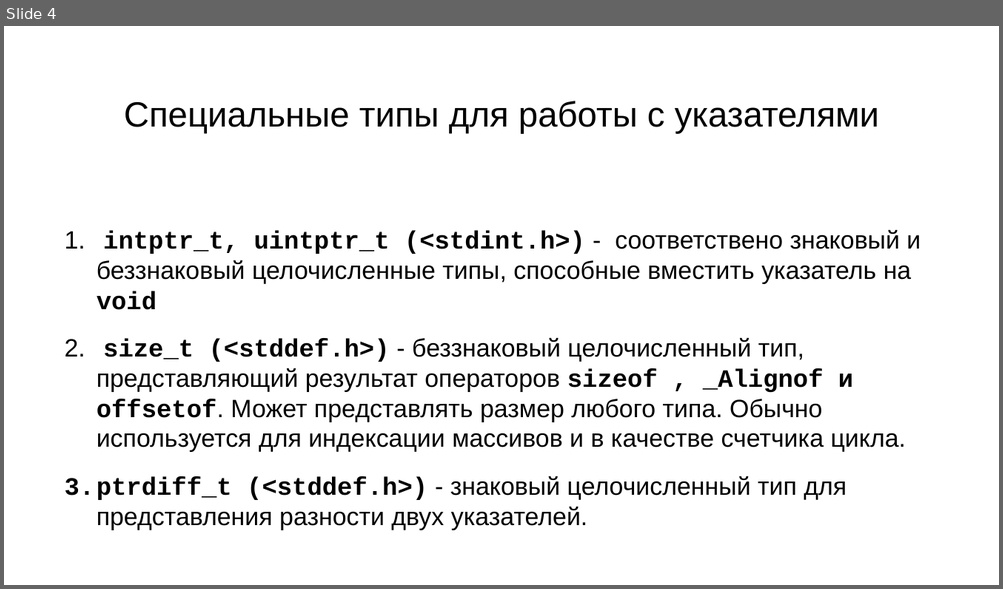
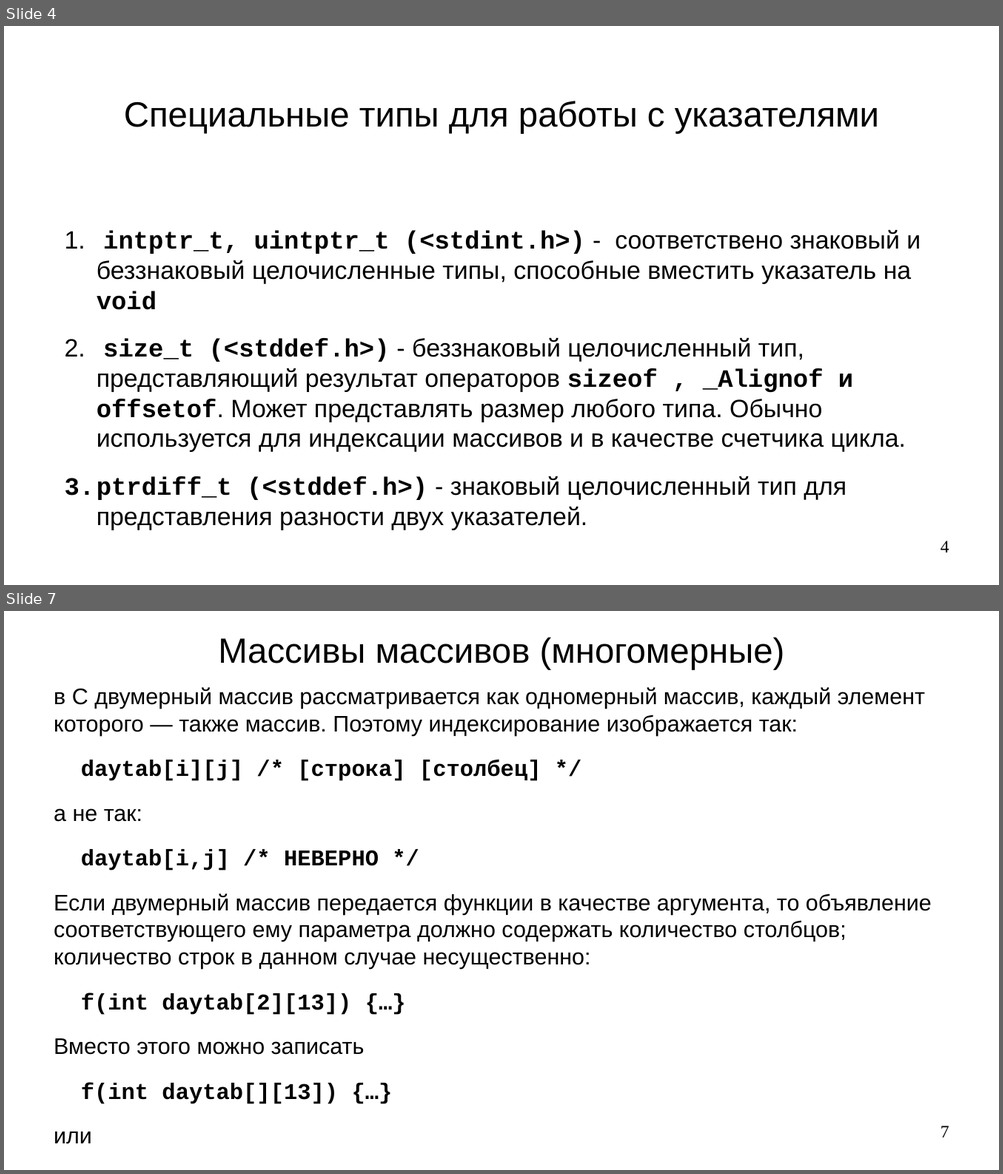
Before and after one commit to steelcraft/stud-lab, a slide deck: Лекции/CBCP01#L6.odp. Shown one above the other, each under a label of ours: slide 4 before the commit, slides 4 and 7 after it; the slides between them are not shown. The pictures are 1003x589 and 1003x1174 pixels, drawn with LibreOffice and Linux fonts; fonts in the diff are those of the drawing. Boxes give left, top, right and bottom in pixels: in the first picture for what was removed or moved away, otherwise in the second. Text is boxed around its words. In the diff, an @@ line names an element or a change of style, - is before the commit and + after.

```diff
--- a/Лекции/CBCP01#L6.odp
+++ b/Лекции/CBCP01#L6.odp
@@ slide 7 added at <box>4,611,999,1170</box>, background #FFFFFF @@
@@ title added at <box>218,637,785,669</box>, 28 pt, text #000000 @@
+Массивы массивов (многомерные)
@@ text added at <box>54,687,931,1145</box>, 18 pt, text #000000 @@
+в С двумерный массив рассматривается как одномерный массив, каждый элемент которого — также массив. Поэтому индексирование изображается так:
+daytab[i][j] /* [строка] [столбец] */
+а не так:
+daytab[i,j] /* НЕВЕРНО */
+Если двумерный массив передается функции в качестве аргумента, то объявление соответствующего ему параметра должно содержать количество столбцов; количество строк в данном случае несущественно:
+f(int daytab[2][13]) {…}
+Вместо этого можно записать
+f(int daytab[][13]) {…}
+или
+f(int (*daytab)[13]) {…}
@@ page number added at <box>940,1126,949,1138</box>, 14 pt, text #000000 @@
+7
@@ slide 4 changed as well @@
@@ page number added at <box>940,541,949,553</box>, 14 pt, text #000000 @@
+4
```
Also in this commit, not shown: 3 other slides changed, 6 other slides added, 10 slides removed.
